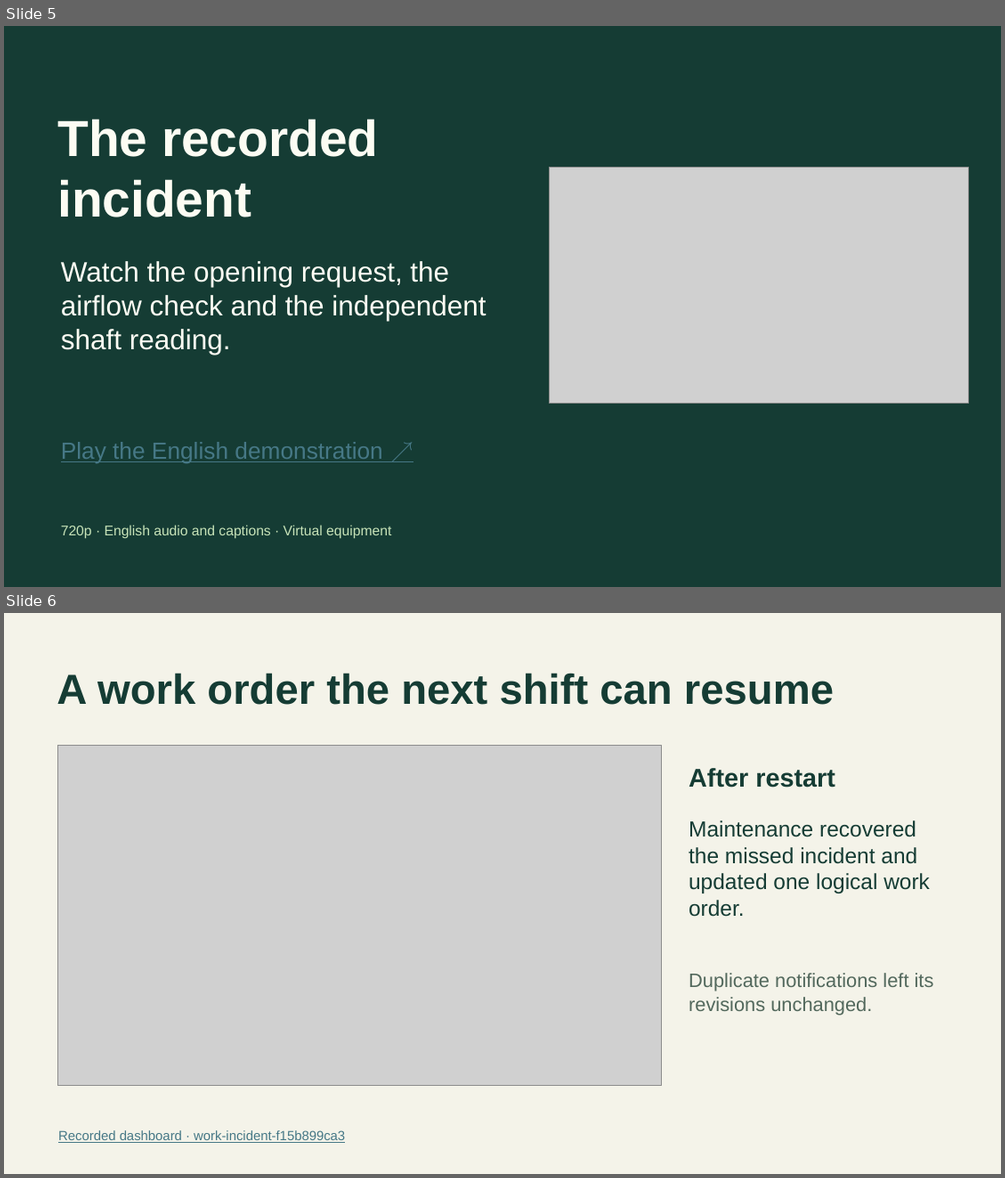
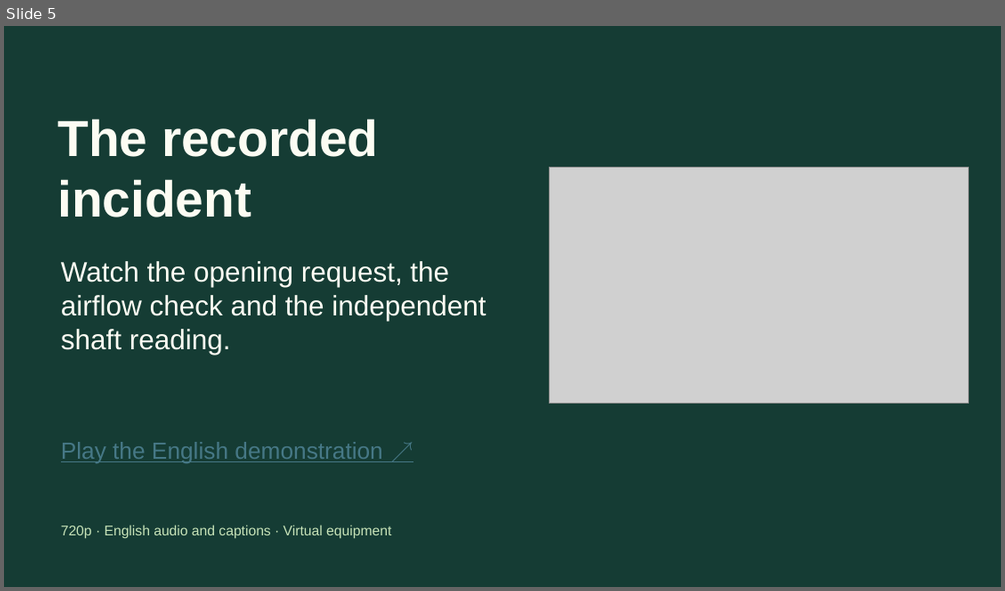
Before and after one commit to openSoom/openSoom, a slide deck: deliverables/presentation/openSoom-evaluation.pptx. Shown one above the other, each under a label of ours: slides 5 and 6 before the commit, slide 5 after it. The pictures are 1005x1178 and 1005x591 pixels, drawn with LibreOffice and Linux fonts; fonts in the diff are those of the drawing; grey boxes stand for pictures. Boxes give left, top, right and bottom in pixels: in the first picture for what was removed or moved away, otherwise in the second. Text is boxed around its words. In the diff, an @@ line names an element or a change of style, - is before the commit and + after.

```diff
--- a/deliverables/presentation/openSoom-evaluation.pptx
+++ b/deliverables/presentation/openSoom-evaluation.pptx
@@ slide 6 removed at [4, 613, 1001, 1174], background #F4F3E9 @@
@@ text removed at [57, 673, 833, 705] @@
-A work order the next shift can resume
@@ picture removed at [57, 746, 662, 1085] @@
@@ text removed at [688, 768, 835, 787] @@
-After restart
@@ text removed at [688, 820, 930, 916] @@
-Maintenance recovered the missed incident and updated one logical work order.
@@ text removed at [688, 973, 934, 1014] @@
-Duplicate notifications left its revisions unchanged.
@@ text removed at [58, 1130, 345, 1143] @@
-Recorded dashboard · work-incident-f15b899ca3
```
Also in this commit, not shown: 4 slides changed, 3 slides added, 2 other slides removed, 42 other files.
